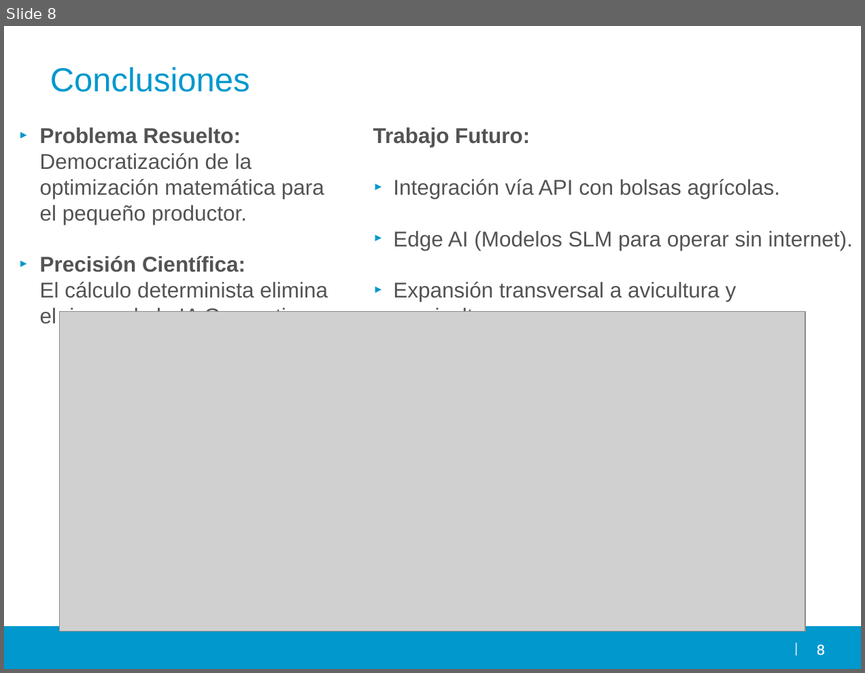
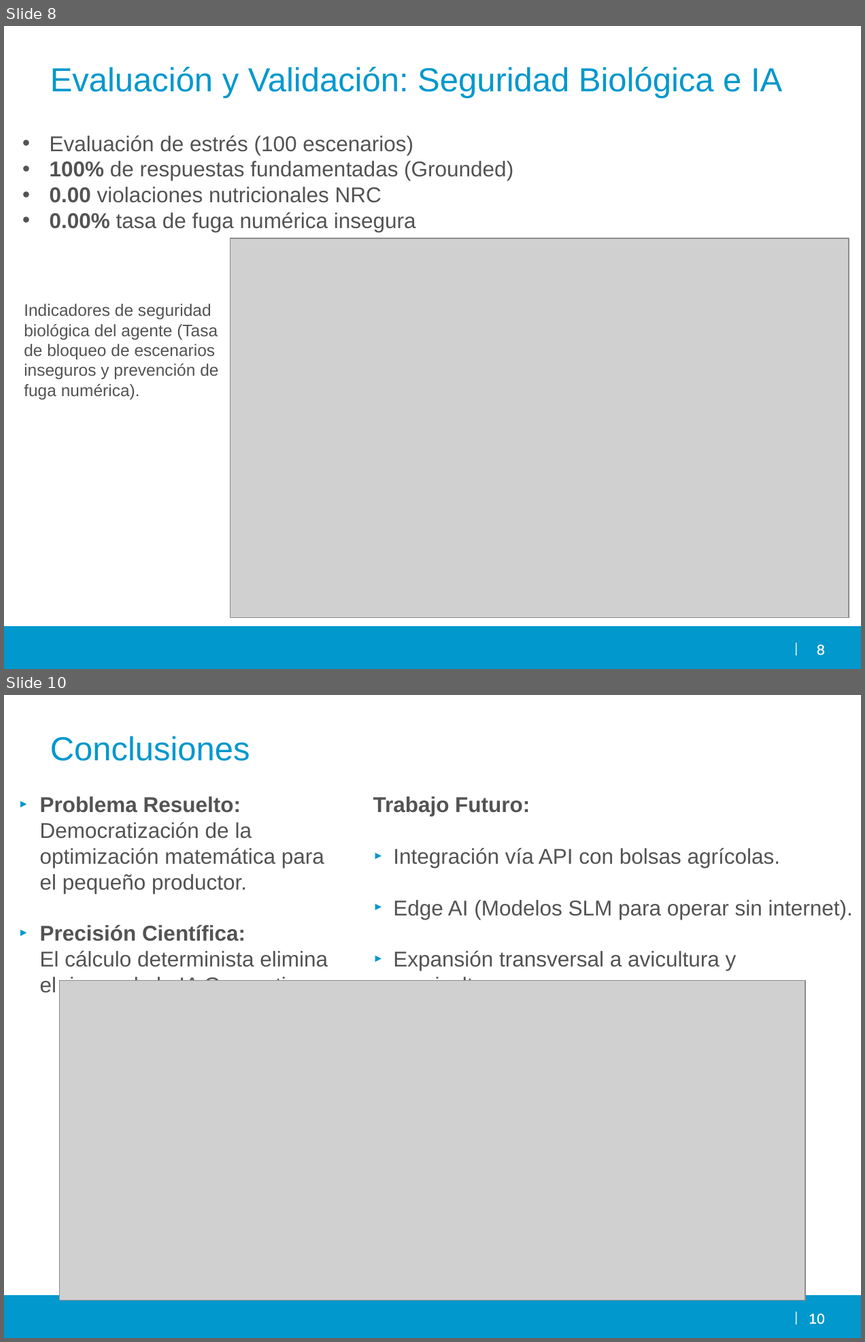
Before and after one commit to Caporal-AI/caporal-ai, a slide deck: docs/Caporal AI.pptx. Shown one above the other, each under a label of ours: slide 8 before the commit, slides 8 and 10 after it; the slides between them are not shown. The pictures are 865x673 and 865x1342 pixels, drawn with LibreOffice and Linux fonts; fonts in the diff are those of the drawing; grey boxes stand for pictures; background and template pictures are left out. Boxes give left, top, right and bottom in pixels: in the first picture for what was removed or moved away, otherwise in the second. Text is boxed around its words. In the diff, an @@ line names an element or a change of style, - is before the commit and + after.

```diff
--- a/docs/Caporal AI.pptx
+++ b/docs/Caporal AI.pptx
@@ slide 8 added at [4,26,861,669], background #FFFFFF; not listed: 2 template elements that a slide beside it also shows @@
@@ text added at [50,67,782,98], 28 pt, text #0098CD @@
+Evaluación y Validación: Seguridad Biológica e IA
@@ text added at [50,135,513,232], 18 pt, text #535353 @@
+• Evaluación de estrés (100 escenarios)
+• 100% de respuestas fundamentadas (Grounded)
+• 0.00 violaciones nutricionales NRC
+• 0.00% tasa de fuga numérica insegura
@@ picture added at [230,238,849,617] @@
@@ text added at [24,303,218,399], 14 pt, text #535353 @@
+Indicadores de seguridad biológica del agente (Tasa de bloqueo de escenarios inseguros y prevención de fuga numérica).
@@ page number added at [799,640,825,656], 12 pt, text #FFFFFF @@
+8
@@ page number added at [817,644,825,655], 12 pt, text #FFFFFF @@
+8
@@ what was slide 8 is now slide 10 @@
@@ page number at [799,1309,825,1325]: text changed @@
-8
+10
@@ page number at [808,1313,824,1324]: text changed @@
-8
+10
```
Also in this commit, not shown: 2 other slides added, 1 slide removed.
